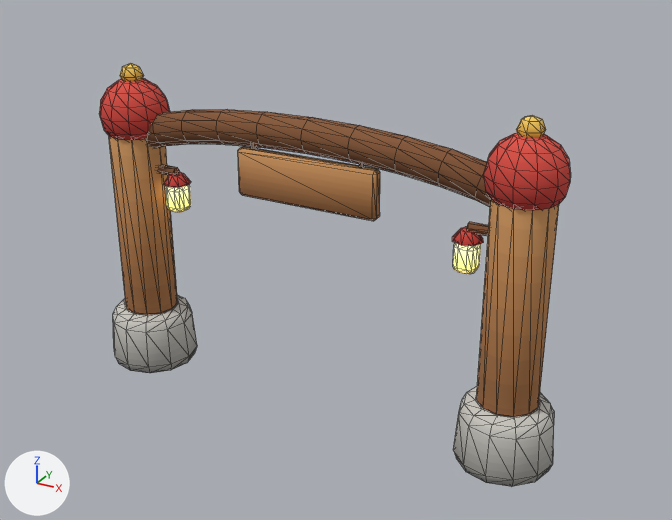
Renders of the glTF model art/village-v2/raw/gate.glb from each side of a commit.
One viewpoint serves both versions: a 50 mm lens placed at (1.75, -2.98, 2.2), pointed at (0.1, 0.02, 0.69). Every picture has the same lights, and +X, +Y and +Z are marked at lower left. The first picture is the older version. Mesh edges are drawn as thin lines. Vertices at exactly the same position are counted once.

In view in the first picture: 'gate'.
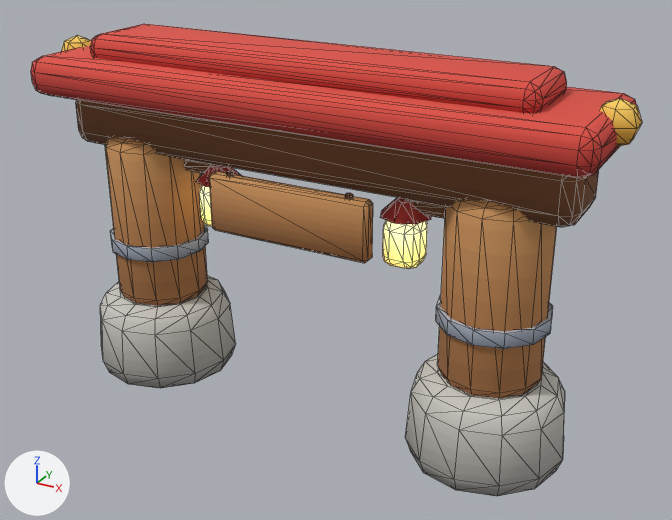
Changed parts and their boxes (x1, y1, x2, y2) in the pictures (672 x 520 px; the box of a moved part takes in the faces that stretch with it):
'gate', reshaped (29% wider, 12% taller)
    before: (99, 63, 571, 486)
    after: (31, 24, 642, 496)
part 1 of me_base0, moved or reshaped
    before: (113, 295, 197, 373)
    after: (100, 275, 236, 388)
part 2 of me_base0, added
    after: (110, 224, 209, 262)
part 3 of me_base0, moved or reshaped
    before: (165, 185, 191, 212)
    after: (199, 185, 212, 226)
part 4 of me_base0, added
    after: (196, 165, 242, 187)
part 5 of me_base0, added
    after: (184, 160, 220, 173)
part 6 of me_base0, moved or reshaped
    before: (453, 386, 554, 486)
    after: (405, 354, 565, 496)
part 7 of me_base0, added
    after: (436, 294, 553, 349)
part 8 of me_base0, moved or reshaped
    before: (453, 243, 481, 274)
    after: (383, 220, 427, 269)
part 9 of me_base0, added (red)
    after: (380, 198, 431, 224)
part 10 of me_base0, added
    after: (405, 199, 445, 219)
part 11 of me_base0, added
    after: (61, 36, 91, 52)
part 12 of me_base0, added (orange)
    after: (599, 98, 642, 147)
part 13 of me_base0, moved or reshaped
    before: (238, 146, 380, 221)
    after: (209, 171, 373, 263)
part 14 of me_base0, rebuilt
    before: (145, 109, 491, 207)
    after: (76, 100, 599, 227)
part 15 of me_base0, rebuilt (49% wider)
    before: (109, 137, 178, 315)
    after: (105, 137, 208, 306)
part 16 of me_base0, rebuilt (44% wider, 9% shorter)
    before: (476, 199, 559, 417)
    after: (437, 199, 557, 398)
part 17 of me_base0, added (red)
    after: (31, 46, 637, 178)
part 18 of me_base0, added (red)
    after: (90, 24, 567, 113)
part 19 of me_base0, deleted
    before: (99, 63, 571, 246)

The change, as a diff of the scene's bpy script:
```diff
--- a/art/village-v2/raw/gate.glb.py
+++ b/art/village-v2/raw/gate.glb.py
@@ me_base0 @@
 # used by ob_gate; location = (0.0, 0.0, 0.0)
-me_base0.from_pydata(...)  # 842 vertices, 1612 faces; spans x -1.06..1.06, y -0.2..0.2, z 0.0..1.39
+me_base0.from_pydata(...)  # 756 vertices, 1432 faces; spans x -1.21..1.21, y -0.31..0.31, z 0.0..1.53
+# me_base0 part 1: the loose piece of 72 vertices spanning x -1.06..-0.66, y -0.2..0.2, z 0.0..0.28 is scaled about its middle by (1.6, 1.6, 1.32), then moved by (0.08, 0.0, 0.05)
+# me_base0 part 2: a new loose piece, a 12-sided cylinder along z spanning x -0.995..-0.565, y -0.215..0.215, z 0.6..0.66, in mat_lv2_palette
+# me_base0 part 3: the loose piece of 56 vertices spanning x -0.71..-0.62, y -0.05..0.05, z 0.77..0.9 is scaled about its middle by (1.67, 1.67, 1.51), then moved by (0.24, -0.02, 0.02)
+# me_base0 part 4: a new loose piece, an 8-sided cut cone along z (radius 0.1 at the low end, 0.04 at the high end) spanning x -0.52..-0.32, y -0.12..0.08, z 0.96..1.02, in mat_lv2_palette
+# me_base0 part 5: a new loose piece, a 6-sided cylinder along x spanning x -0.58..-0.42, y -0.045..0.005, z 0.978..1.022, in mat_lv2_palette
+# me_base0 part 6: the loose piece of 72 vertices spanning x 0.66..1.06, y -0.2..0.2, z 0.0..0.28 is scaled about its middle by (1.6, 1.6, 1.32), then moved by (-0.08, 0.0, 0.05)
+# me_base0 part 7: a new loose piece, a 12-sided cylinder along z spanning x 0.565..0.995, y -0.215..0.215, z 0.6..0.66, in mat_lv2_palette
+# me_base0 part 8: the loose piece of 56 vertices spanning x 0.62..0.71, y -0.05..0.05, z 0.77..0.9 is scaled about its middle by (1.67, 1.67, 1.51), then moved by (-0.24, -0.02, 0.02)
+# me_base0 part 9: a new loose piece, an 8-sided cut cone along z (radius 0.1 at the low end, 0.04 at the high end) spanning x 0.32..0.52, y -0.12..0.08, z 0.96..1.02, in mat_lv2_palette
+# me_base0 part 10: a new loose piece, a 6-sided cylinder along x spanning x 0.42..0.58, y -0.045..0.005, z 0.978..1.022, in mat_lv2_palette
+# me_base0 part 11: a new loose piece, a UV sphere (6 segments, 4 rings, poles along z) spanning x -1.21..-1.07, y -0.08..0.08, z 1.32..1.48, in mat_lv2_palette
+# me_base0 part 12: a new loose piece, a UV sphere (6 segments, 4 rings, poles along z) spanning x 1.07..1.21, y -0.08..0.08, z 1.32..1.48, in mat_lv2_palette
+# me_base0 part 13: the loose piece of 24 vertices spanning x -0.31..0.31, y -0.05..0.0, z 0.92..1.12 is scaled about its middle by (1.13, 1.2, 1.2), then moved by (0.0, -0.14, -0.09)
+# me_base0 part 14: the loose piece of 130 vertices spanning x -0.93..0.93, y -0.07..0.07, z 0.99..1.27 is rebuilt with 56 vertices and now spans x -1.08..1.08, y -0.15..0.15, z 1.05..1.29
+# me_base0 part 15: the loose piece of 72 vertices spanning x -0.98..-0.74, y -0.12..0.12, z 0.26..1.12 is rebuilt with 72 vertices and now spans x -0.98..-0.58, y -0.2..0.2, z 0.36..1.12
+# me_base0 part 16: the loose piece of 72 vertices spanning x 0.74..0.98, y -0.12..0.12, z 0.26..1.12 is rebuilt with 72 vertices and now spans x 0.58..0.98, y -0.2..0.2, z 0.36..1.12
+# me_base0 part 17: a new loose piece of 56 vertices spanning x -1.15..1.15, y -0.3..0.3, z 1.28..1.44, in mat_lv2_palette
+# me_base0 part 18: a new loose piece of 56 vertices spanning x -0.93..0.93, y -0.18..0.18, z 1.41..1.53, in mat_lv2_palette
+# me_base0 part 19: 10 loose pieces with 288 vertices, spanning x -1.01..1.01, y -0.15..0.15, z 0.9..1.39, are deleted
+# other edits to the shape of me_base0 do not show in these pictures
 me_base0.materials.append(mat_lv2_palette)
```
